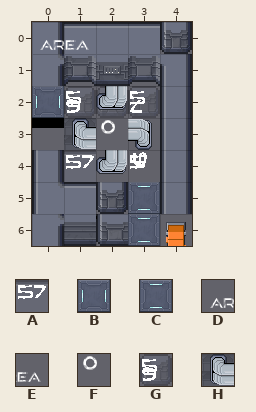
One commit to this Tiled map: cocos/Code/assets/resources/map/map_T-2.tmx. The first picture shows the starting point.
Cells are 32x32 px. Shown: x 0..4, y 0..6.
Key: from "proba_scifi": A 42, B 144, C 145, D 150, E 151, F 152 turned 270; from "scifi_tileset_02": G 21, H 32.
_ is an empty cell.
Layers that did not change in this view are not listed.
Layer "p" before, first column x 0:
0 DE___
1 _____
2 B____
3 __F__
4 _____
5 ___C_
6 ___C_
The result:
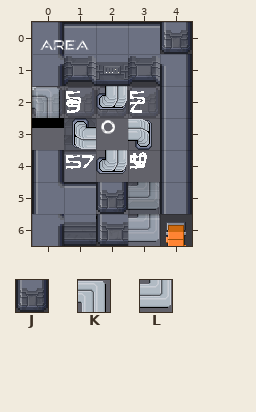
Further tiles: from "alien_spaceship_tileset2": J 35; from "scifi_tileset_02": K 180, L 180 turned 90.
See-through tiles are keyed as they look on the map.
Change:
Changed rows in their new state; . is an unchanged cell.
Layer "f":
first column x 0:
2 K...
5 ...L
6 ...L
Layer "sh":
first column x 1:
0 ...J
1 J.J.
first column x 4:
6 J
Layer "p":
first column x 0:
2 _...
5 ..._
6 ..._
